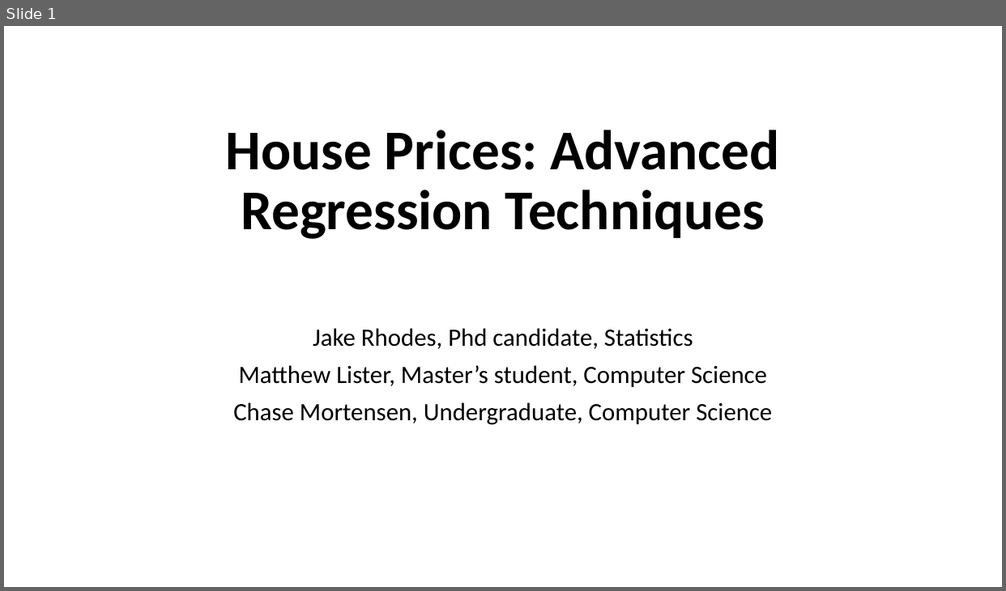
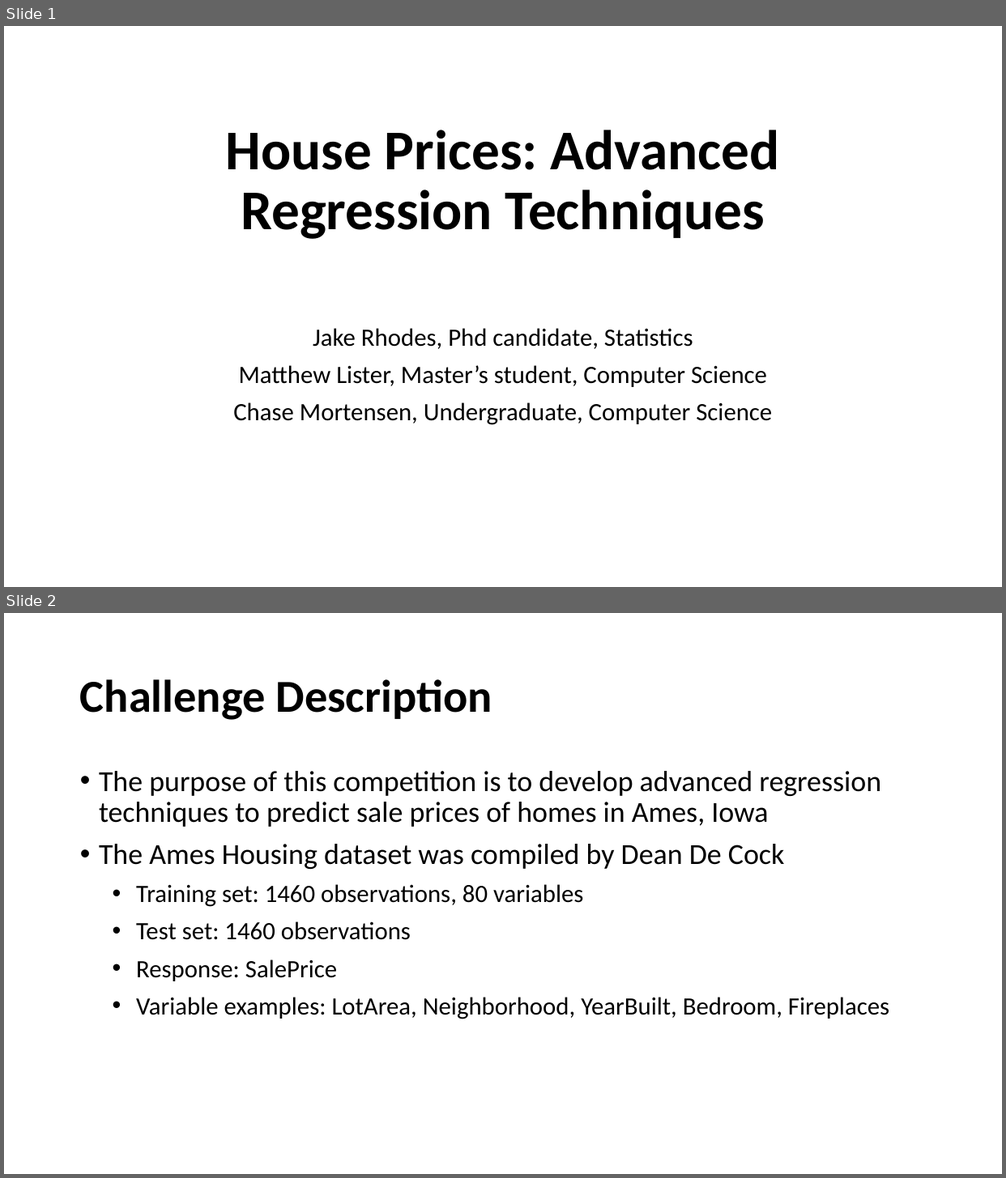
Before and after one commit to jakerhodes/gitFolder, a slide deck: Presentation-draft.pptx. Shown one above the other, each under a label of ours: slide 1 before the commit, slides 1 and 2 after it. The pictures are 1006x591 and 1006x1178 pixels, drawn with LibreOffice and Linux fonts; fonts in the diff are those of the drawing. Boxes give left, top, right and bottom in pixels: in the first picture for what was removed or moved away, otherwise in the second. Text is boxed around its words. In the diff, an @@ line names an element or a change of style, - is before the commit and + after.

```diff
--- a/Presentation-draft.pptx
+++ b/Presentation-draft.pptx
@@ slide 2 added at (4,613,1002,1174), background #FFFFFF @@
@@ title added at (80,679,493,720), 44 pt, text #000000, bold @@
+Challenge Description
@@ text added at (99,771,889,1020), 24 pt, text #000000 @@
+• The purpose of this competition is to develop advanced regression techniques to predict sale prices of homes in Ames, Iowa
+• The Ames Housing dataset was compiled by Dean De Cock
+  • Training set: 1460 observations, 80 variables
+  • Test set: 1460 observations
+  • Response: SalePrice
+  • Variable examples: LotArea, Neighborhood, YearBuilt, Bedroom, Fireplaces
```
Also in this commit, not shown: 3 other slides changed, 2 other slides added.
